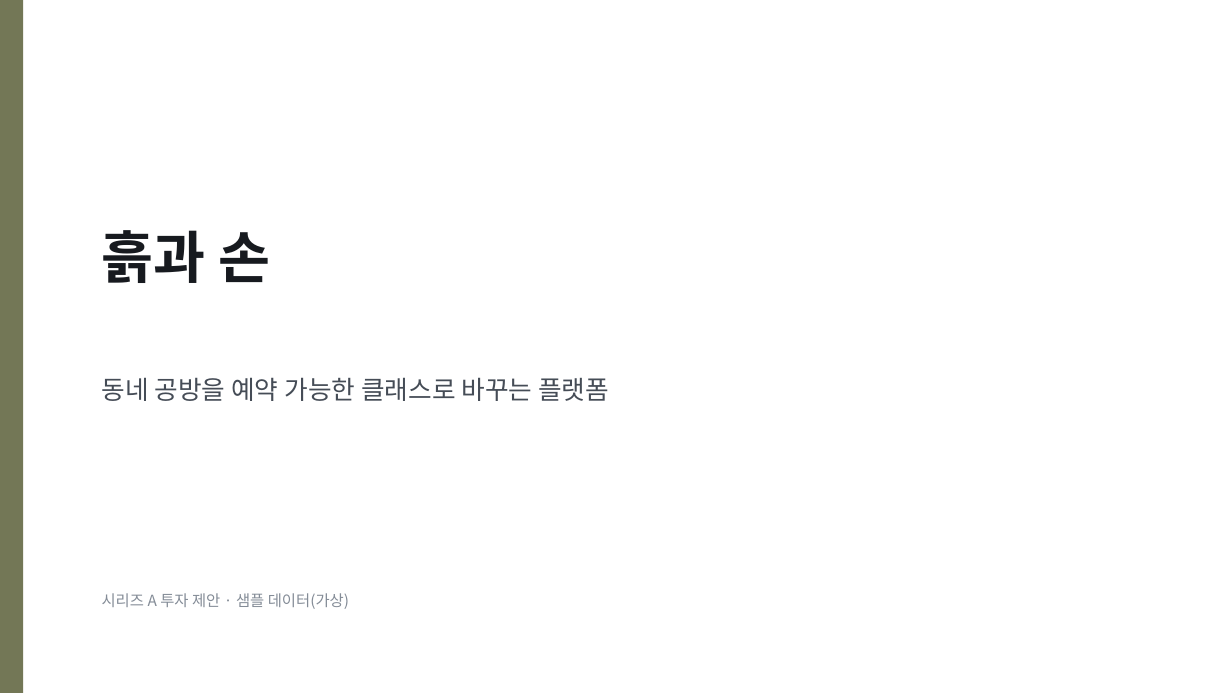
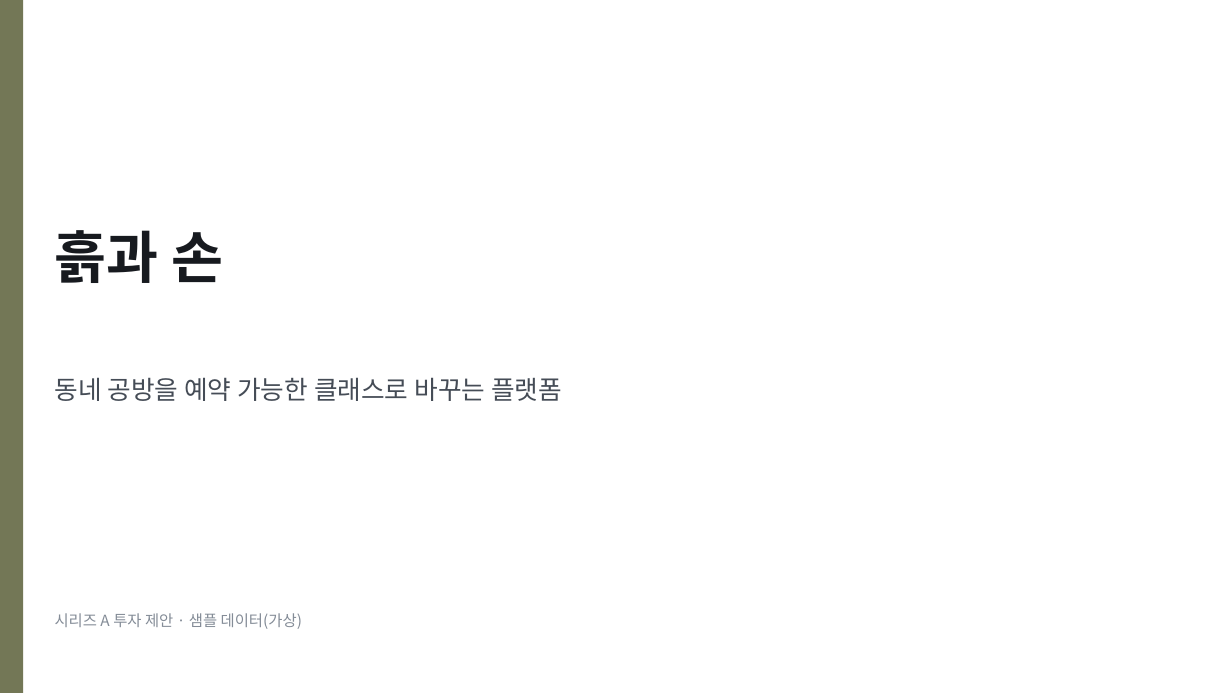
Before and after one commit to pck9880-sys/claude-design, a slide deck: slide 1 of output/ir-sample/deck.pptx. Drawn at 1232x693 pixels with LibreOffice and Linux fonts; fonts in the diff are those of the drawing. Boxes give left, top, right and bottom in pixels: in the first picture for what was removed or moved away, otherwise in the second. Text is boxed around its words. In the diff, an @@ line names an element or a change of style, - is before the commit and + after.

```diff
--- a/output/ir-sample/deck.pptx
+++ b/output/ir-sample/deck.pptx
@@ text "흙과 손": place and size @@
-text "흙과 손" at [102, 230, 270, 283]
+text "흙과 손" at [55, 230, 223, 283]
@@ text "동네 공방을 예약 가능한 클래스로 ...": place and size @@
-text "동네 공방을 예약 가능한 클래스로 ..." at [102, 377, 609, 401]
+text "동네 공방을 예약 가능한 클래스로 ..." at [55, 377, 562, 401]
@@ text "시리즈 A 투자 제안 · ...": place and size @@
-text "시리즈 A 투자 제안 · ..." at [102, 593, 349, 609]
+text "시리즈 A 투자 제안 · ..." at [55, 613, 302, 629]
```
Also in this commit, not shown: 8 other slides changed, 21 other files.
